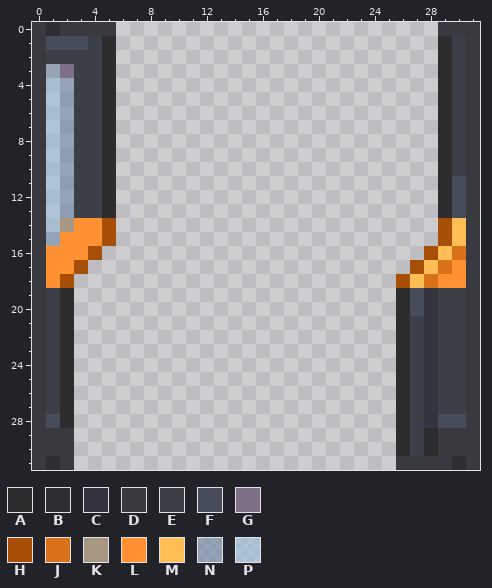
Two versions of one pixel-art sprite, Resources/Textures/Structures/Doors/Airlocks/Glass/legal.rsi/open.png. Above is the file before it was changed.
The file is 32x32 pixels.
Palette (. is transparent): A #2d2d2d  B #2e2e34  C #34333f  D #393a3f  E #3a3f48  F #474c5b  G #7e7086  H #a74e07  J #d9701a  K #a79682  L #ff9132  M #ffbe55  N #657fa187  P #95bddb8a
And afterwards:
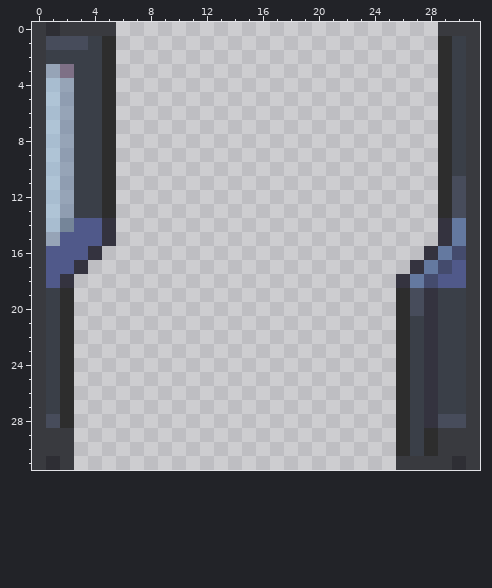
Edits made:
@@ palette @@
-J #d9701a
+J #444b6d
-K #a79682
+K #758599
-L #ff9132
+L #50598a
-M #ffbe55
+M #6479a0
@@ x 0..31 @@
 13 DPNEEA.......................AFD
-14 DPKLLH.......................HMD
-15 DNLLLH.......................HMD
-16 DLLLH.......................HMJD
-17 DLLH.......................HMJLD
-18 DLH.......................HMJLLD
+14 DPKLLC.......................CMD
+15 DNLLLC.......................CMD
+16 DLLLC.......................CMJD
+17 DLLC.......................CMJLD
+18 DLC.......................CMJLLD
 19 DEA.......................AFCEED
Boxes around the changes in both pictures, in picture pixels (x1, y1, x2, y2):
changed: (46, 218, 116, 288)
changed: (396, 218, 466, 288)
